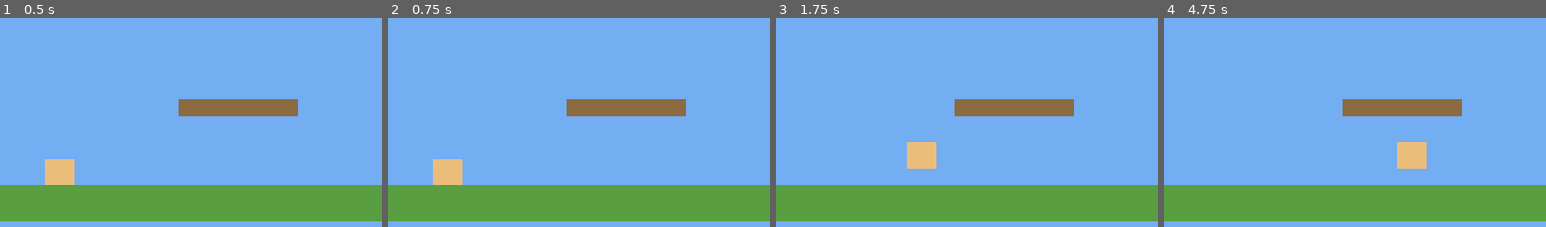
Above: before the commit, frames 1-4 (left to right).
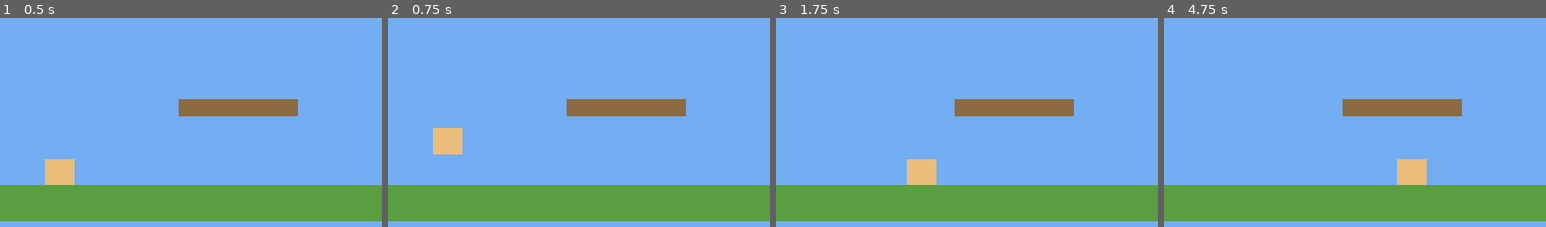
Above: after the commit, the same moments.

Repository: JonathasHenrique/reino-pequenino
Game: Godot game, scene res://scenes/minigames/Challenge50_Platformer.tscn
Two runs of this game, one before a commit and one after it. Both use one fixed random seed, a clock stepped at 60 frames per second and the inputs below. This scene is started directly instead of the project's main scene.
Inputs (mouse positions are % of the whole screen's width and height, from its top left):
- Up to frame 1 (0.5 s): no input
- Up to frame 2 (0.75 s): click "PULAR" at 0.5 s
- Up to frame 3 (1.75 s): tap Enter at 1.25 s; move the mouse to (72, 44) at 1.27 s; hold Right (ui_right) from 1.28 s (still down); hold Space from 1.28 s (still down); click (72, 44) at 1.42 s
- Up to frame 4 (4.75 s): release Right (ui_right) at 2 s; release Space at 2 s; drag from (30, 54) to (90, 79) at 2.02 s; tap Space at 2.75 s; move the mouse to (60, 26) at 2.77 s; hold Right (ui_right) 2.78-3.5 s; hold Space 2.78-3.5 s; click (60, 26) at 2.92 s; drag from (45, 69) to (20, 33) at 3.52 s; tap Enter at 4.25 s; move the mouse to (80, 64) at 4.27 s; hold Left (ui_left) from 4.28 s (still down); hold Space from 4.28 s (still down); click (80, 64) at 4.42 s
The pictures show only the part of the screen within x 0-50%, y 50-100%; the shares and areas given below are measured in that part.

Frame 1 is identical in both runs. In frame 2, 1.9% of the frame differs, in the area x 11-20%, y 52-80%; in frame 3, 1.2%; in frame 4, 1.2%.

Commit message:
Corrige regras dos minijogos

Diff:
--- a/scenes/minigames/Challenge60_LaneDefense.tscn
+++ b/scenes/minigames/Challenge60_LaneDefense.tscn
@@ -92,6 +92,12 @@
 theme_override_font_sizes/font_size = 22
 text = "✨ Faíscas Estelares: 150"
 
+[node name="BaseLabel" type="Label" parent="UI/TopPanel/HBox"]
+layout_mode = 2
+theme_override_colors/font_color = Color(1, 0.6, 0.55, 1)
+theme_override_font_sizes/font_size = 20
+text = "Base: 3"
+
 [node name="BossContainer" type="HBoxContainer" parent="UI/TopPanel/HBox"]
 layout_mode = 2
 size_flags_horizontal = 3
--- a/scripts/minigames/Challenge10_Catapult.gd
+++ b/scripts/minigames/Challenge10_Catapult.gd
@@ -39,9 +39,20 @@
 		attempts_left = 3
 
 	_update_attempts_ui()
+	_setup_structure_durability()
 	AudioManager.play_music("battle")
 	_update_slingshot_bands(anchor_center)
 	_spawn_ready_projectile()
+
+func _setup_structure_durability() -> void:
+	for structure in $Targets.get_children():
+		if not structure is RigidBody2D or structure == target_totem:
+			continue
+		var is_stone := structure.name in ["BlockL1", "BlockR1"]
+		structure.set_meta("durability", 3 if is_stone else 1)
+		for child in structure.get_children():
+			if child is ColorRect:
+				child.color = Color("#8E959E") if is_stone else Color("#8B5A2B")
 
 func _process(delta: float) -> void:
 	if camera_shake_intensity > 0.0:
@@ -172,6 +183,13 @@
 func _on_rock_impact(body: Node) -> void:
 	shake_camera(12.0)
 	AudioManager.play_sfx("hit")
+	if body is RigidBody2D and body != target_totem and body.has_meta("durability"):
+		var durability := int(body.get_meta("durability")) - 1
+		body.set_meta("durability", durability)
+		if durability <= 0:
+			body.queue_free()
+		else:
+			body.modulate = Color(0.82, 0.88, 0.92, 1.0)
 
 func _on_projectile_cycle_complete() -> void:
 	if game_finished:
--- a/scripts/minigames/Challenge20_Sudoku.gd
+++ b/scripts/minigames/Challenge20_Sudoku.gd
@@ -102,10 +102,34 @@
 
 func _on_number_selected(val: int) -> void:
 	if selected_row != -1 and selected_col != -1 and not locked_cells[selected_row][selected_col]:
+		if not _is_valid_entry(selected_row, selected_col, val):
+			var cell_index := selected_row * grid_size + selected_col
+			var cell := grid_container.get_child(cell_index) as Button
+			if cell:
+				cell.modulate = Color("#D9363E")
+			AudioManager.play_sfx("hit")
+			return
 		player_grid[selected_row][selected_col] = val
 		AudioManager.play_sfx("button_click")
 		_render_cells()
 		_check_solution()
+
+func _is_valid_entry(row: int, col: int, value: int) -> bool:
+	if value == 0:
+		return true
+	for index in range(grid_size):
+		if index != col and player_grid[row][index] == value:
+			return false
+		if index != row and player_grid[index][col] == value:
+			return false
+
+	var box_row := int(row / 2) * 2
+	var box_col := int(col / 2) * 2
+	for box_y in range(box_row, box_row + 2):
+		for box_x in range(box_col, box_col + 2):
+			if (box_y != row or box_x != col) and player_grid[box_y][box_x] == value:
+				return false
+	return true
 
 func _on_hint_pressed() -> void:
 	if hints_remaining <= 0:
--- a/scripts/minigames/Challenge40_BlockPuzzle.gd
+++ b/scripts/minigames/Challenge40_BlockPuzzle.gd
@@ -8,6 +8,7 @@
 var grid_size: int = 8
 var board: Array = [] # 8x8 booleanos
 var game_finished: bool = false
+var available_pieces: Array = []
 
 @onready var grid_container: GridContainer = $CenterContainer/Panel/VBox/GridContainer
 @onready var score_label: Label = $CenterContainer/Panel/VBox/ScoreLabel
@@ -56,15 +57,18 @@
 func _spawn_piece_options() -> void:
 	for child in pieces_container.get_children():
 		child.queue_free()
+	available_pieces.clear()
 
 	for i in range(3):
 		var template = piece_templates[randi() % piece_templates.size()]
+		available_pieces.append(template)
 		var btn = Button.new()
 		btn.custom_minimum_size = Vector2(80, 70)
 		btn.text = "Peça %d" % (i + 1)
 		btn.add_theme_font_size_override("font_size", 16)
 		btn.pressed.connect(_on_piece_clicked.bind(template))
 		pieces_container.add_child(btn)
+	_check_game_over()
 
 func _on_piece_clicked(piece: Array) -> void:
 	if game_finished:
@@ -103,6 +107,28 @@
 					return false
 	return true
 
+func _check_game_over() -> void:
+	if game_finished or available_pieces.is_empty():
+		return
+	for piece in available_pieces:
+		for r in range(grid_size - piece.size() + 1):
+			for c in range(grid_size - piece[0].size() + 1):
+				if _can_place(piece, r, c):
+					return
+	_trigger_game_over()
+
+func _trigger_game_over() -> void:
+	if game_finished:
+		return
+	game_finished = true
+	MiniGameRunner.complete_challenge(40, {"won": false, "stars": 0})
+	var dialog := AcceptDialog.new()
+	dialog.title = "Fim de jogo"
+	dialog.dialog_text = "Não há espaço para nenhuma das peças disponíveis."
+	dialog.confirmed.connect(func(): get_tree().change_scene_to_file("res://scenes/village/Village.tscn"))
+	add_child(dialog)
+	dialog.popup_centered()
+
 func _place(piece: Array, start_r: int, start_c: int) -> void:
 	for pr in range(piece.size()):
 		for pc in range(piece[pr].size()):
--- a/scripts/minigames/Challenge50_Platformer.gd
+++ b/scripts/minigames/Challenge50_Platformer.gd
@@ -9,18 +9,28 @@
 var hearts: int = 3
 var coins_collected: int = 0
 var game_finished: bool = false
+var jump_requested: bool = false
 
 @onready var biscoito: CharacterBody2D = $Biscoito
 @onready var flag_area: Area2D = $Flag
 @onready var hud_hearts: Label = $UI/HeartsLabel
 @onready var hud_coins: Label = $UI/CoinsLabel
 @onready var victory_ui: CanvasLayer = $VictoryUI
+@onready var jump_button: Button = $UI/JumpButton
 
 func _ready() -> void:
 	AudioManager.play_music("battle")
 	_update_hud()
 	if flag_area:
 		flag_area.body_entered.connect(_on_flag_reached)
+	if jump_button:
+		jump_button.pressed.connect(jump_button_pressed)
+
+func _input(event: InputEvent) -> void:
+	if game_finished or not event is InputEventKey or not event.pressed or event.echo:
+		return
+	if event.keycode in [KEY_SPACE, KEY_W, KEY_UP]:
+		jump_requested = true
 
 func _physics_process(delta: float) -> void:
 	if game_finished or not is_instance_valid(biscoito):
@@ -39,10 +49,10 @@
 
 	biscoito.velocity.x = move_x * move_speed
 
-	if Input.is_key_pressed(KEY_SPACE) or Input.is_key_pressed(KEY_W) or Input.is_key_pressed(KEY_UP):
-		if biscoito.is_on_floor():
-			biscoito.velocity.y = jump_velocity
-			AudioManager.play_sfx("button_click")
+	if jump_requested and biscoito.is_on_floor():
+		biscoito.velocity.y = jump_velocity
+		AudioManager.play_sfx("button_click")
+	jump_requested = false
 
 	biscoito.move_and_slide()
 
@@ -51,9 +61,8 @@
 		_take_damage()
 
 func jump_button_pressed() -> void:
-	if biscoito and biscoito.is_on_floor() and not game_finished:
-		biscoito.velocity.y = jump_velocity
-		AudioManager.play_sfx("button_click")
+	if biscoito and not game_finished:
+		jump_requested = true
 
 func _take_damage() -> void:
 	hearts -= 1
--- a/scripts/minigames/Challenge60_LaneDefense.gd
+++ b/scripts/minigames/Challenge60_LaneDefense.gd
@@ -22,15 +22,27 @@
 	"mage": 100        # Dano mágico em área
 }
 
-@onready var sparks_label: Label = $UI/SparksLabel
-@onready var boss_bar: ProgressBar = $UI/BossBar
-@onready var boss_label: Label = $UI/BossLabel
+@onready var sparks_label: Label = $UI/TopPanel/HBox/SparksLabel
+@onready var base_label: Label = $UI/TopPanel/HBox/BaseLabel
+@onready var boss_bar: ProgressBar = $UI/TopPanel/HBox/BossContainer/BossBar
+@onready var boss_label: Label = $UI/TopPanel/HBox/BossContainer/BossLabel
 @onready var lane_container: Node2D = $Lanes
 @onready var sparks_container: Node2D = $SparksContainer
 @onready var victory_ui: CanvasLayer = $VictoryUI
+@onready var archer_button: Button = $UI/BottomDefenderBar/ArcherBtn
+@onready var spearman_button: Button = $UI/BottomDefenderBar/SpearmanBtn
+@onready var mage_button: Button = $UI/BottomDefenderBar/MageBtn
+
+var base_integrity: int = 3
 
 func _ready() -> void:
 	AudioManager.play_music("boss")
+	if archer_button:
+		archer_button.pressed.connect(select_defender.bind("archer"))
+	if spearman_button:
+		spearman_button.pressed.connect(select_defender.bind("spearman"))
+	if mage_button:
+		mage_button.pressed.connect(select_defender.bind("mage"))
 	_update_ui()
 	_start_falling_sparks_timer()
 	_start_enemy_wave_timer()
@@ -38,6 +50,8 @@
 func _update_ui() -> void:
 	if sparks_label:
 		sparks_label.text = "✨ Faíscas Estelares: %d" % sparks
+	if base_label:
+		base_label.text = "Base: %d" % base_integrity
 	if boss_bar:
 		boss_bar.max_value = max_boss_hp
 		boss_bar.value = boss_hp
@@ -56,6 +70,7 @@
 	if game_finished:
 		return
 	var spark = Area2D.new()
+	spark.add_to_group("falling_sparks")
 	spark.position = Vector2(randf_range(200, 1000), 50)
 
 	var col = CollisionShape2D.new()
@@ -104,6 +119,7 @@
 
 	var enemy = Area2D.new()
 	enemy.add_to_group("lane_enemies")
+	enemy.set_meta("lane_idx", lane_idx)
 	enemy.position = Vector2(1250, target_y)
 
 	var col = CollisionShape2D.new()
@@ -130,16 +146,23 @@
 	)
 
 func _on_enemy_reached_base(enemy: Area2D) -> void:
+	if game_finished:
+		return
 	enemy.queue_free()
 	AudioManager.play_sfx("king_hit")
 	sparks = maxi(0, sparks - 30)
+	base_integrity -= 1
 	_update_ui()
+	if base_integrity <= 0 or sparks <= 0:
+		_trigger_defeat()
 
 func select_defender(type_id: String) -> void:
 	selected_defender = type_id
 	AudioManager.play_sfx("button_click")
 
 func place_defender_on_lane(lane_idx: int) -> void:
+	if game_finished or lane_idx < 0 or lane_idx >= lane_count:
+		return
 	var cost = DEFENDER_COSTS.get(selected_defender, 50)
 	if sparks >= cost:
 		sparks -= cost
@@ -150,15 +173,52 @@
 		var def = Node2D.new()
 		def.position = Vector2(240, lane_y_positions[lane_idx])
 		var lbl = Label.new()
-		lbl.text = "🏹" if selected_defender == "archer" else "🛡️"
+		match selected_defender:
+			"spearman":
+				lbl.text = "🗡️"
+			"mage":
+				lbl.text = "🔮"
+			_:
+				lbl.text = "🏹"
 		lbl.add_theme_font_size_override("font_size", 36)
 		def.add_child(lbl)
 		lane_container.add_child(def)
-
-		# Dano automático no Barão a cada turno de tiro
+		var attack_timer := Timer.new()
+		attack_timer.wait_time = 1.25
+		attack_timer.autostart = true
+		def.add_child(attack_timer)
+		attack_timer.timeout.connect(_defender_attack.bind(def, lane_idx))
+
+func _defender_attack(defender: Node2D, lane_idx: int) -> void:
+	if game_finished or not is_instance_valid(defender):
+		return
+	for enemy in get_tree().get_nodes_in_group("lane_enemies"):
+		if not is_instance_valid(enemy) or int(enemy.get_meta("lane_idx", -1)) != lane_idx:
+			continue
+		if enemy.position.x < defender.position.x:
+			continue
+		enemy.queue_free()
 		_damage_boss(50)
+		return
+
+func _unhandled_input(event: InputEvent) -> void:
+	if game_finished:
+		return
+	var pressed_position := Vector2.ZERO
+	if event is InputEventScreenTouch and event.pressed:
+		pressed_position = event.position
+	elif event is InputEventMouseButton and event.pressed and event.button_index == MOUSE_BUTTON_LEFT:
+		pressed_position = event.position
+	else:
+		return
+	if pressed_position.y < 110.0 or pressed_position.y > 610.0:
+		return
+	var lane_idx := clampi(int((pressed_position.y - 110.0) / 100.0), 0, lane_count - 1)
+	place_defender_on_lane(lane_idx)
 
 func _damage_boss(amount: int) -> void:
+	if game_finished:
+		return
 	boss_hp -= amount
 	AudioManager.play_sfx("hit")
 	_update_ui()
@@ -178,9 +238,38 @@
 	if game_finished:
 		return
 	game_finished = true
+	_stop_gameplay_timers()
+	_clear_active_enemies()
 
 	AudioManager.play_sfx("stage_victory")
 	MiniGameRunner.complete_challenge(60, {"won": true, "stars": 3})
 
 	if victory_ui:
 		victory_ui.show_victory(60, 3, "Barão Cinzão (Redimido)", 6)
+
+func _trigger_defeat() -> void:
+	if game_finished:
+		return
+	game_finished = true
+	_stop_gameplay_timers()
+	_clear_active_enemies()
+	MiniGameRunner.complete_challenge(60, {"won": false, "stars": 0})
+	var dialog := AcceptDialog.new()
+	dialog.title = "Defesa perdida"
+	dialog.dialog_text = "A base ficou sem faíscas e não pode mais resistir."
+	dialog.confirmed.connect(func(): get_tree().change_scene_to_file("res://scenes/village/Village.tscn"))
+	add_child(dialog)
+	dialog.popup_centered()
+
+func _stop_gameplay_timers() -> void:
+	for child in get_children():
+		if child is Timer:
+			child.stop()
+
+func _clear_active_enemies() -> void:
+	for enemy in get_tree().get_nodes_in_group("lane_enemies"):
+		if is_instance_valid(enemy):
+			enemy.queue_free()
+	for spark in get_tree().get_nodes_in_group("falling_sparks"):
+		if is_instance_valid(spark):
+			spark.queue_free()
